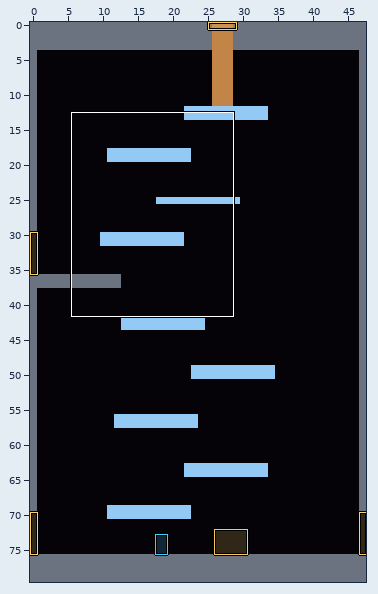
LDtk project, stored at ambition_content/worlds/magical.ldtk. The first picture is a wide view before the edit; the outline marks the close-up.
Close-up. Before:
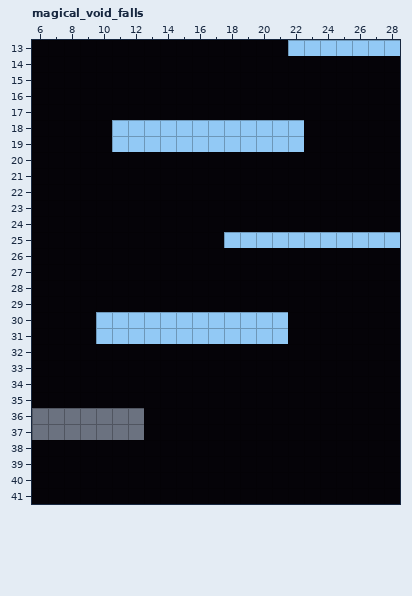
Cells are 16x16 px. Shown: magical_void_falls x 6..28, y 13..41. The commit also changed other parts of the map, which this record leaves out.
New version:
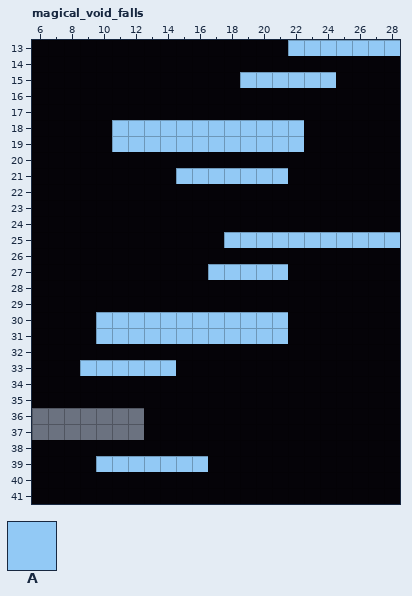
Key: from "Collision": A 2 "OneWayUp".
_ is an empty cell.
Changes in this commit:
Layer "Collision":
Tile A now appears in row 15 at x 19 to 24; in row 21 at x 15 to 21; in row 27 at x 17 to 21; in row 33 at x 9 to 14; in row 39 at x 10 to 16.
